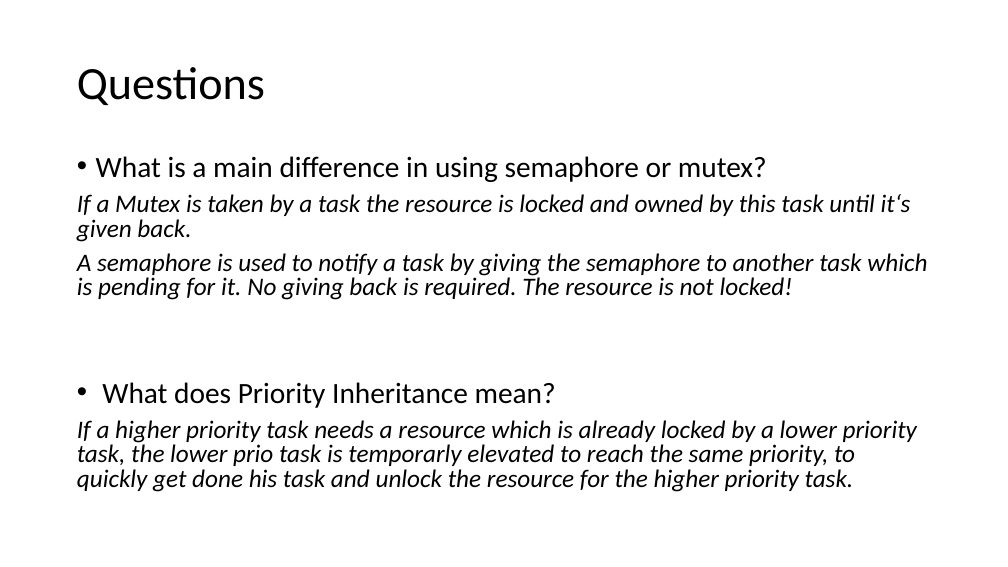
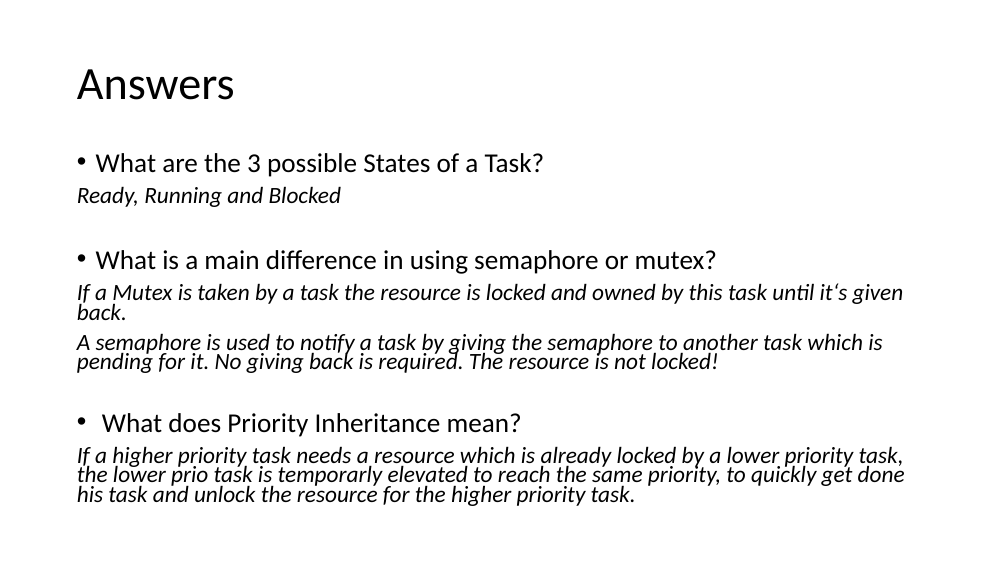
Before and after one commit to lschaer/INTRO_TEAM_BRUSCH, a slide deck: slide 16 of Recap/RecapPP.pptx (slide 15 before the commit). Drawn at 1008x567 pixels with LibreOffice and Linux fonts; fonts in the diff are those of the drawing. Boxes give left, top, right and bottom in pixels: in the first picture for what was removed or moved away, otherwise in the second. Text is boxed around its words. In the diff, an @@ line names an element or a change of style, - is before the commit and + after.

Commit message:
PPP finish

```diff
--- a/Recap/RecapPP.pptx
+++ b/Recap/RecapPP.pptx
@@ title at bbox=[77, 69, 235, 100]: text changed @@
-Questions
+Answers
@@ text at bbox=[77, 153, 545, 207]: paragraphs added @@
+• What are the 3 possible States of a Task?
+Ready, Running and Blocked
@@ text at bbox=[77, 250, 905, 506]: size 28 to 25.9 pt in "What is a main difference in using ...", "What does Priority Inheritance mean?"; size 24 to 22.2 pt in "If a Mutex is taken by a ...", "A semaphore is used to notify a ...", "If a higher priority task needs a ..."; line spacing 0.8 to 0.7 @@
```
Also in this commit, not shown: 1 slide added.
